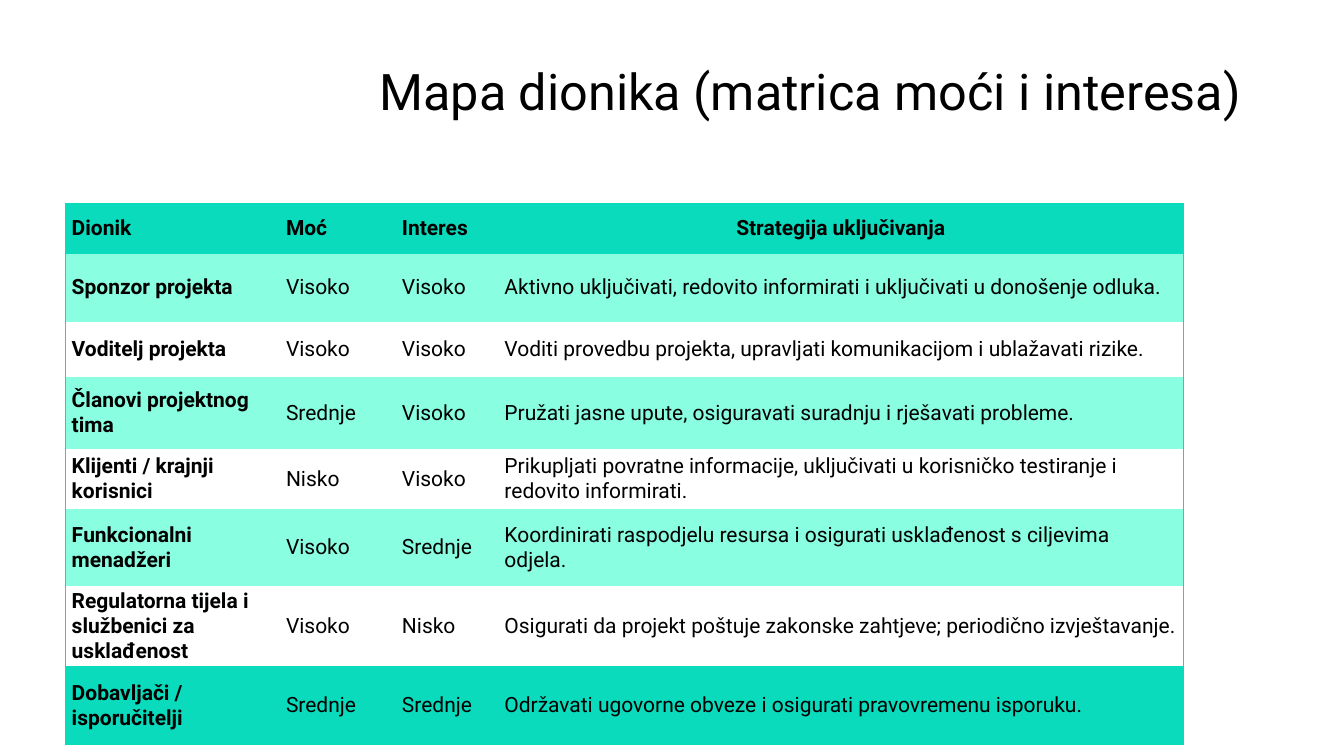
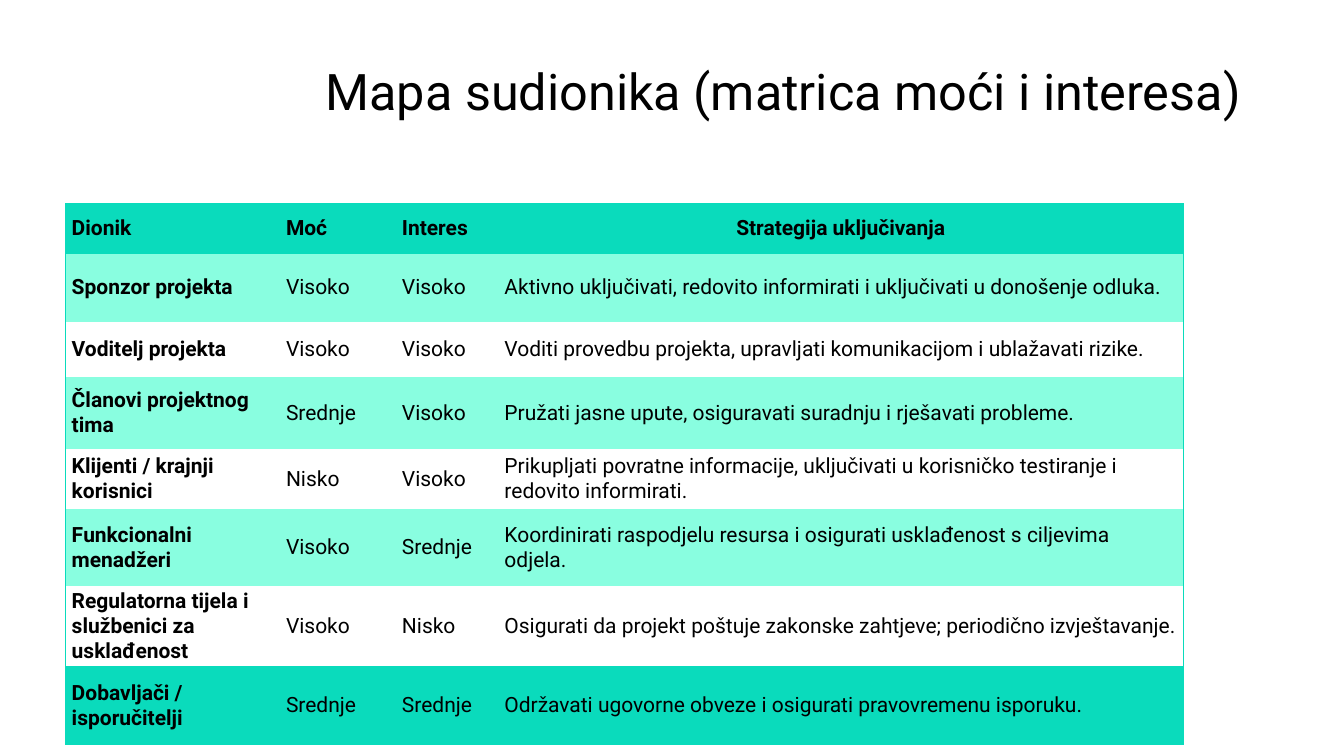
Before and after one commit to dinoDuvnjak/shift4it, a slide deck: slide 26 of 2-project-managment/M2_STARTING THE PROJECT_6 hours_HR.pptx. Drawn at 1344x756 pixels with LibreOffice and Linux fonts; fonts in the diff are those of the drawing; background and template pictures are left out. Boxes give left, top, right and bottom in pixels: in the first picture for what was removed or moved away, otherwise in the second. Text is boxed around its words. In the diff, an @@ line names an element or a change of style, - is before the commit and + after.

```diff
--- a/2-project-managment/M2_STARTING THE PROJECT_6 hours_HR.pptx
+++ b/2-project-managment/M2_STARTING THE PROJECT_6 hours_HR.pptx
@@ title at (326, 70, 1240, 122): text changed @@
-Mapa dionika (matrica moći i interesa)
+Mapa sudionika (matrica moći i interesa)
```
Also in this commit, not shown: 3 other slides changed, 2 other files.
